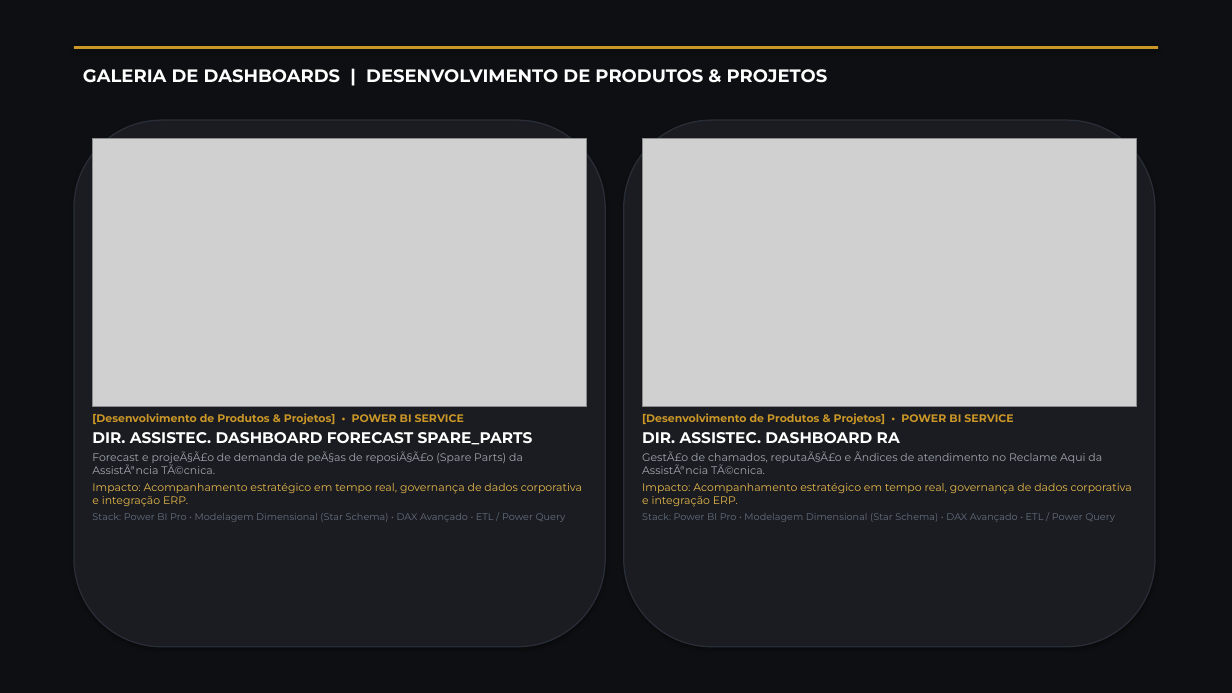
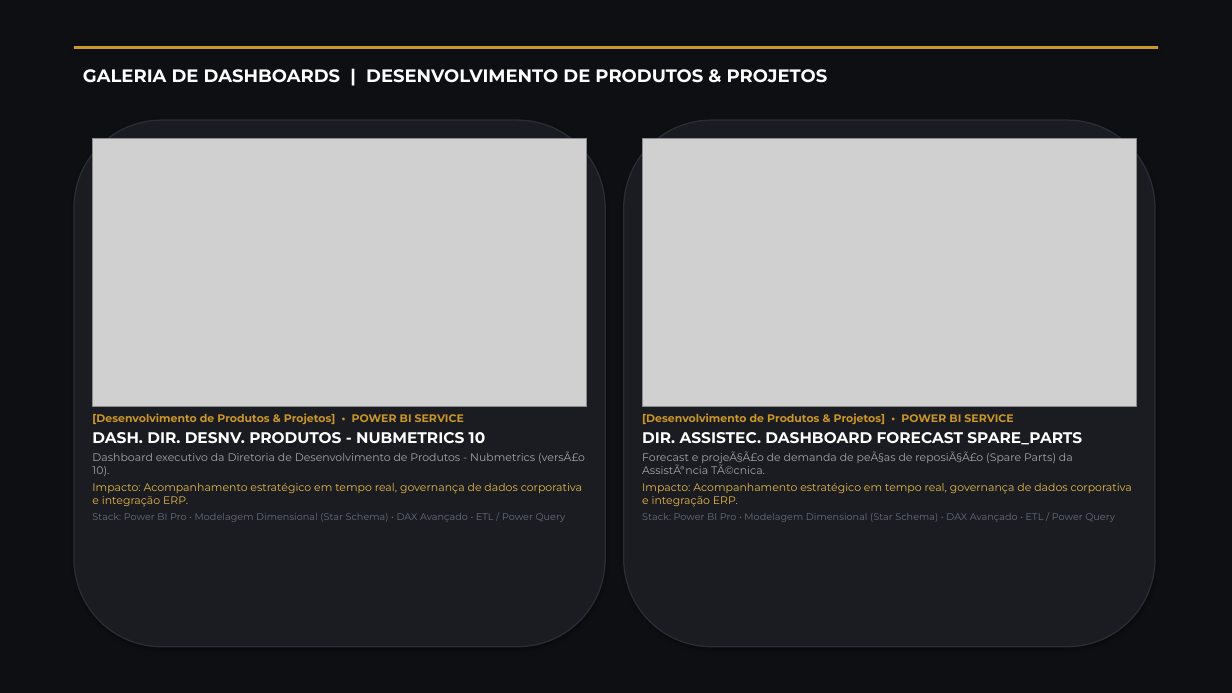
Before and after one commit to Sracm/portfolio-bi, a slide deck: slide 14 of Portfolio_Anderson_Mello_BI_Executive.pptx (slide 12 before the commit). Drawn at 1232x693 pixels with LibreOffice and Linux fonts; fonts in the diff are those of the drawing; grey boxes stand for pictures. Boxes give left, top, right and bottom in pixels: in the first picture for what was removed or moved away, otherwise in the second. Text is boxed around its words. In the diff, an @@ line names an element or a change of style, - is before the commit and + after.

```diff
--- a/Portfolio_Anderson_Mello_BI_Executive.pptx
+++ b/Portfolio_Anderson_Mello_BI_Executive.pptx
@@ text at bbox=[92, 432, 585, 476]: text changed @@
-DIR. ASSISTEC. DASHBOARD FORECAST SPARE_PARTS
-Forecast e projeÃ§Ã£o de demanda de peÃ§as de reposiÃ§Ã£o (Spare Parts) da AssistÃªncia TÃ©cnica.
+DASH. DIR. DESNV. PRODUTOS - NUBMETRICS 10
+Dashboard executivo da Diretoria de Desenvolvimento de Produtos - Nubmetrics (versÃ£o 10).
@@ text at bbox=[642, 432, 1082, 474]: text changed @@
-DIR. ASSISTEC. DASHBOARD RA
-GestÃ£o de chamados, reputaÃ§Ã£o e Ãndices de atendimento no Reclame Aqui da AssistÃªncia TÃ©cnica.
+DIR. ASSISTEC. DASHBOARD FORECAST SPARE_PARTS
+Forecast e projeÃ§Ã£o de demanda de peÃ§as de reposiÃ§Ã£o (Spare Parts) da AssistÃªncia TÃ©cnica.
```
Also in this commit, not shown: 28 other slides changed, 3 slides added, 11 other files.
